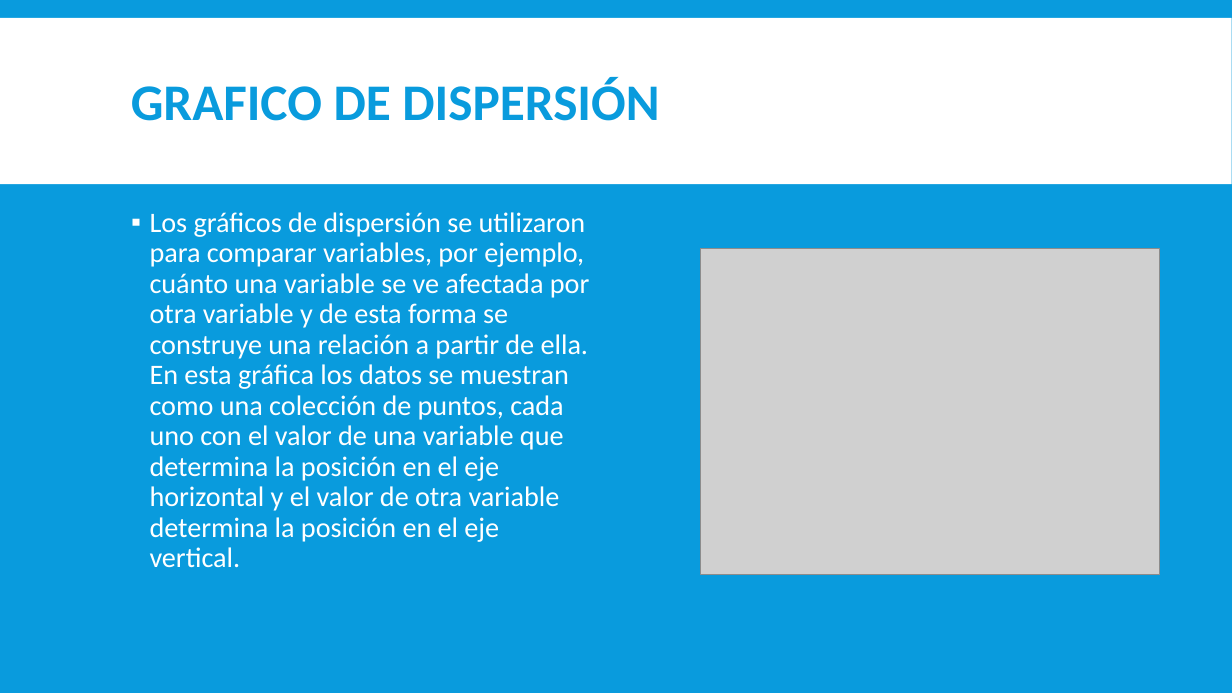
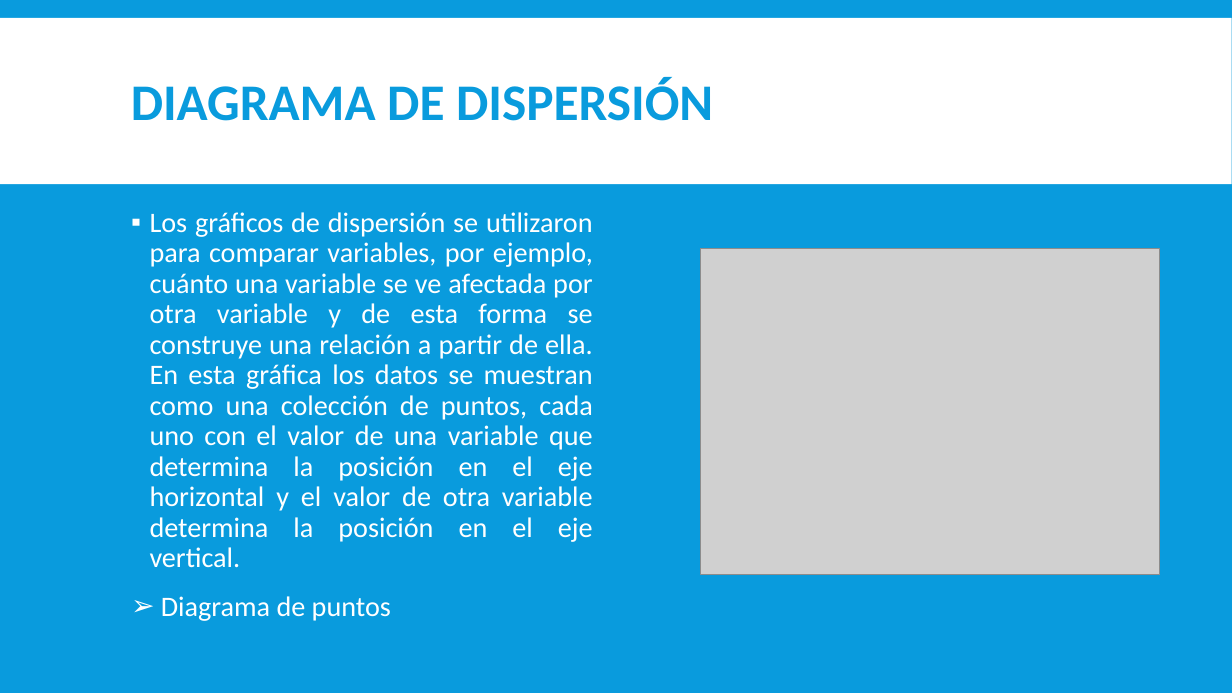
Before and after one commit to LuisOchoa1495/Graficos-Python, a slide deck: slide 8 of MATPLOTLIB_INTRODUCCION.pptx. Drawn at 1232x693 pixels with LibreOffice and Linux fonts; fonts in the diff are those of the drawing; grey boxes stand for pictures. Boxes give left, top, right and bottom in pixels: in the first picture for what was removed or moved away, otherwise in the second. Text is boxed around its words. In the diff, an @@ line names an element or a change of style, - is before the commit and + after.

```diff
--- a/MATPLOTLIB_INTRODUCCION.pptx
+++ b/MATPLOTLIB_INTRODUCCION.pptx
@@ title at bbox=[131, 78, 713, 121]: text changed @@
-GRAFICO DE DISPERSIÓN
+DIAGRAMA DE DISPERSIÓN
@@ text at bbox=[150, 212, 593, 568]: alignment left to justified @@
@@ text at bbox=[161, 596, 391, 621]: paragraph added @@
+➢ Diagrama de puntos
```
Also in this commit, not shown: 2 other slides changed, 1 other file.
